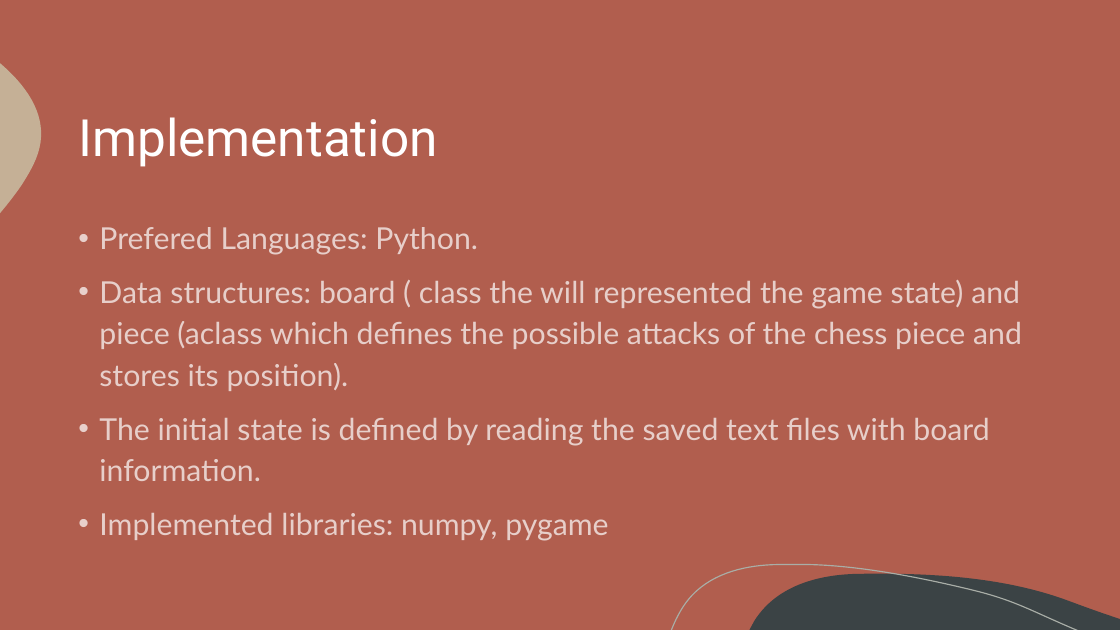
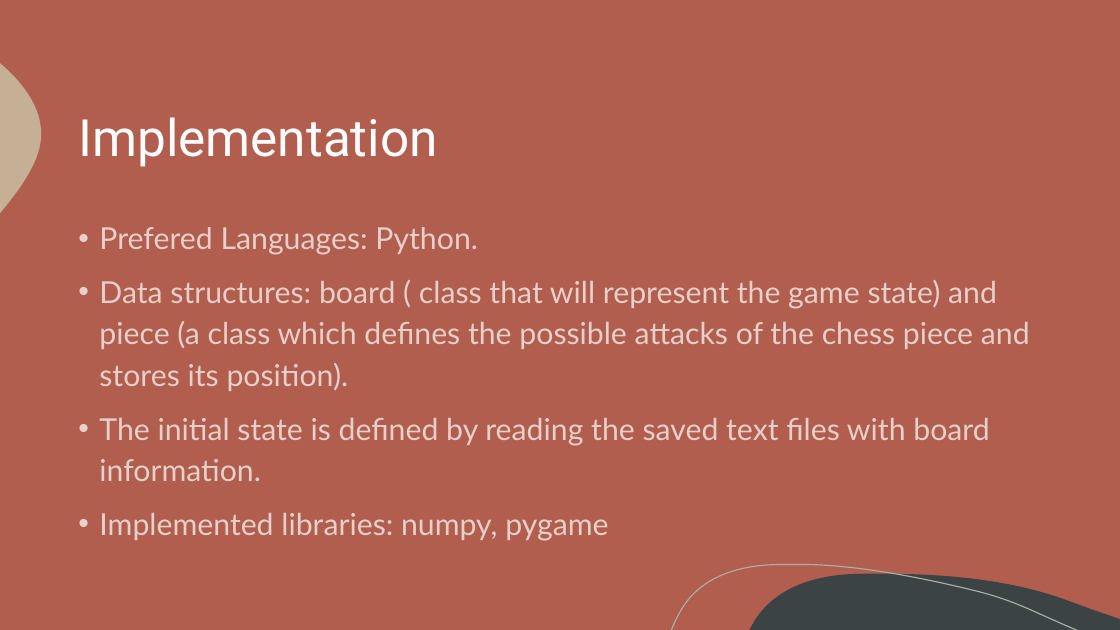
Before and after one commit to itsdomsantos/IART-2022, a slide deck: slide 6 of Chess Snake Puzzles – 2022 IA Project.pptx. Drawn at 1120x630 pixels with LibreOffice and Linux fonts; fonts in the diff are those of the drawing. Boxes give left, top, right and bottom in pixels: in the first picture for what was removed or moved away, otherwise in the second. Text is boxed around its words. In the diff, an @@ line names an element or a change of style, - is before the commit and + after.

```diff
--- a/Chess Snake Puzzles – 2022 IA Project.pptx
+++ b/Chess Snake Puzzles – 2022 IA Project.pptx
@@ text at box(99, 280, 1030, 391): text changed @@
-• Data structures: board ( class the will represented the game state) and piece (aclass which defines the possible attacks of the chess piece and stores its position).
+• Data structures: board ( class that will represent the game state) and piece (a class which defines the possible attacks of the chess piece and stores its position).
```
Also in this commit, not shown: 3 other slides changed, 1 other file.
